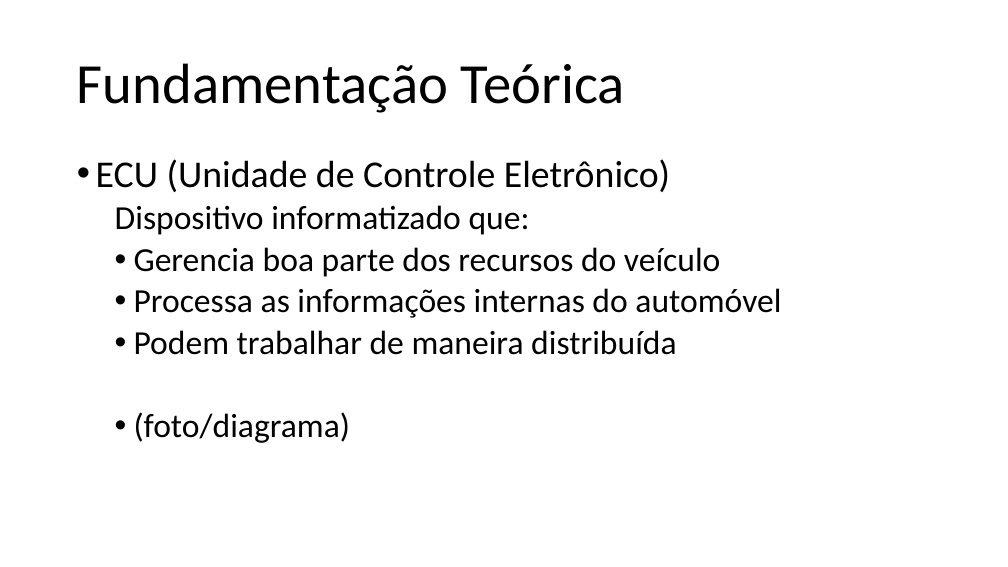
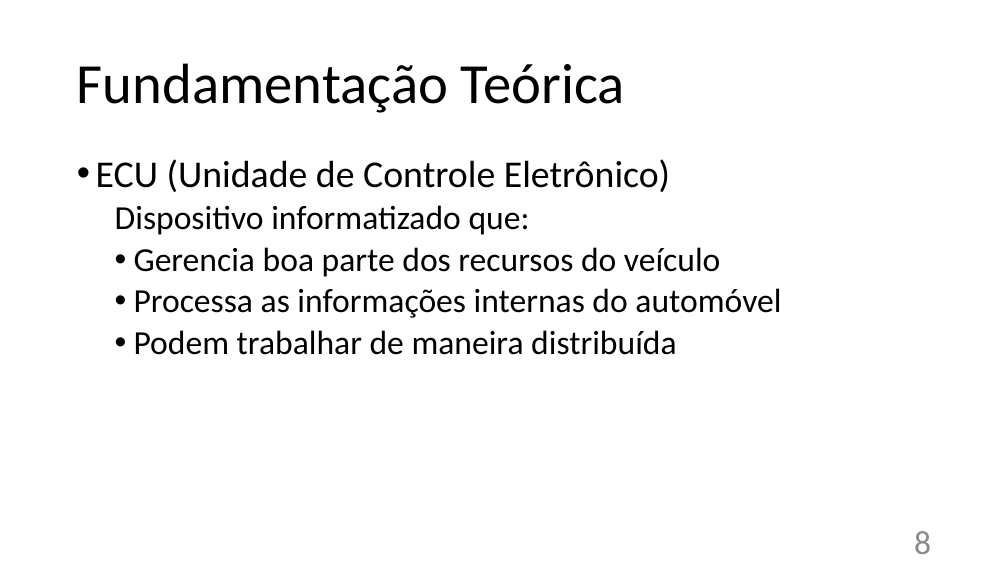
Before and after one commit to ruanlas/TADS2015, a slide deck: slide 8 of TCC-documentos/Apresentacao/TCC_v3.pptx (slide 7 before the commit). Drawn at 1008x567 pixels with LibreOffice and Linux fonts; fonts in the diff are those of the drawing. Boxes give left, top, right and bottom in pixels: in the first picture for what was removed or moved away, otherwise in the second. Text is boxed around its words. In the diff, an @@ line names an element or a change of style, - is before the commit and + after.

```diff
--- a/TCC-documentos/Apresentacao/TCC_v3.pptx
+++ b/TCC-documentos/Apresentacao/TCC_v3.pptx
@@ text at (134, 412, 351, 443): paragraph removed @@
-  • (foto/diagrama)
@@ page number added at (914, 531, 931, 554), 32 pt, text #8C8C8C @@
+8
```
Also in this commit, not shown: 27 other slides changed, 7 slides added, 1 slide removed, 1 other file.
